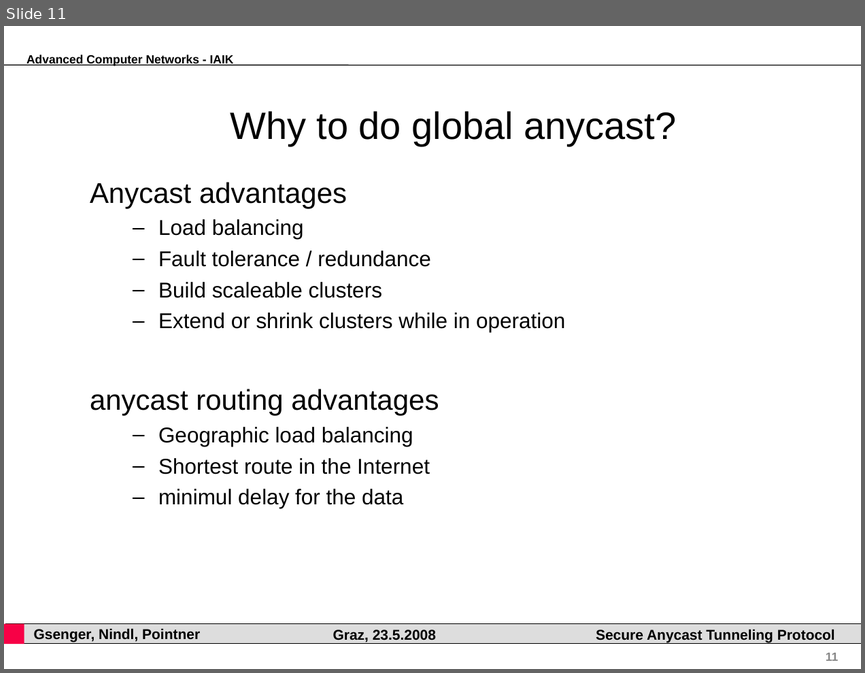
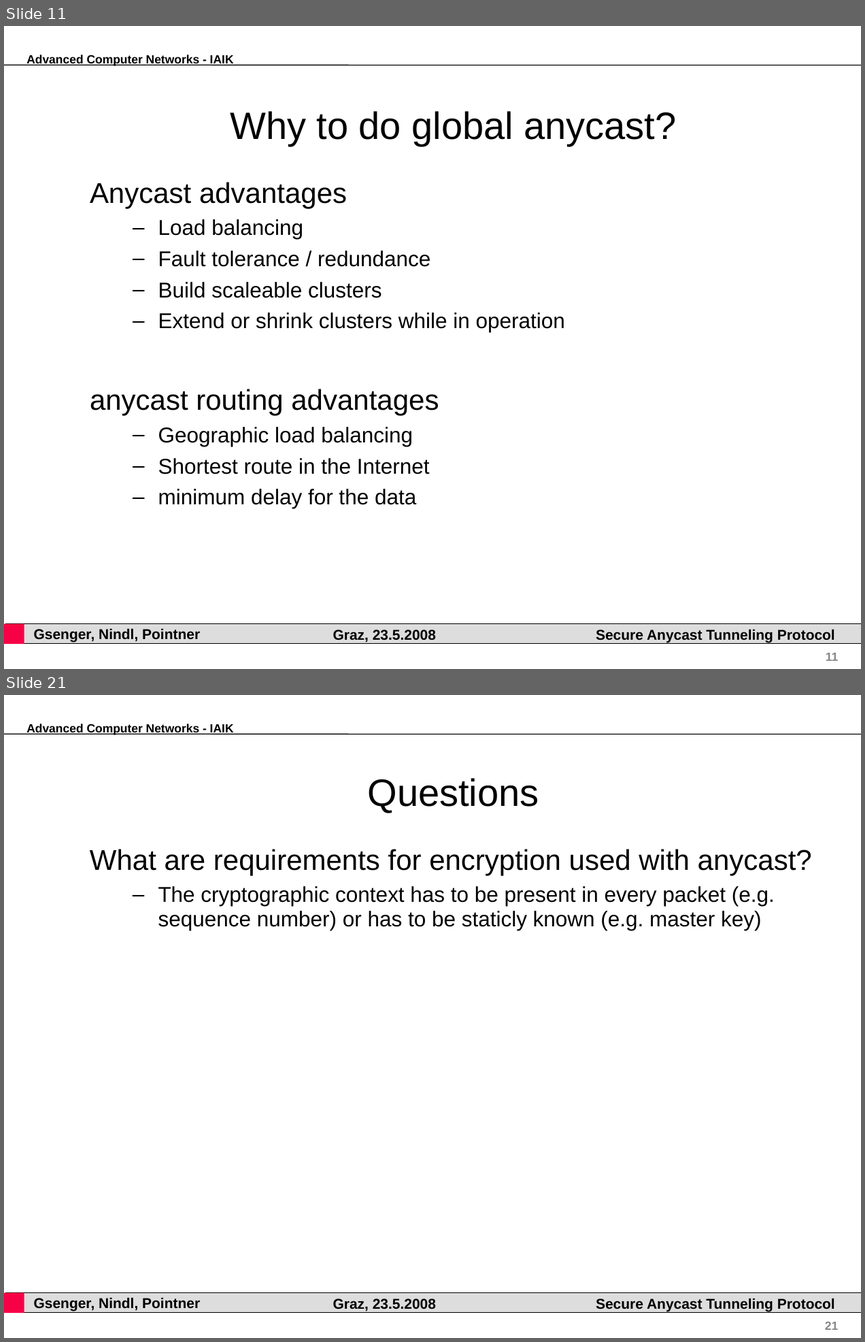
Before and after one commit to pyhedgehog/anytun, a slide deck: papers/acn.ppt. Shown one above the other, each under a label of ours: slide 11 before the commit, slides 11 and 21 after it; the slides between them are not shown. The pictures are 865x673 and 865x1342 pixels, drawn with LibreOffice and Linux fonts; fonts in the diff are those of the drawing; background and template pictures are left out. Boxes give left, top, right and bottom in pixels: in the first picture for what was removed or moved away, otherwise in the second. Text is boxed around its words. In the diff, an @@ line names an element or a change of style, - is before the commit and + after.

```diff
--- a/papers/acn.ppt
+++ b/papers/acn.ppt
@@ slide 21 added at [4, 695, 861, 1338], background #FFFFFF; not listed: 7 template elements that a slide beside it also shows @@
@@ title added at [367, 778, 538, 813], 32 pt, text #000000 @@
+Questions
@@ text added at [90, 849, 812, 930], 18 pt, text #000000 @@
+What are requirements for encryption used with anycast?
+  – The cryptographic context has to be present in every packet (e.g. sequence number) or has to be staticly known (e.g. master key)
@@ slide 11 changed as well @@
@@ text at [158, 488, 416, 508]: text changed @@
-  – minimul delay for the data
+  – minimum delay for the data
```
Also in this commit, not shown: 7 other slides changed, 9 other slides added.
